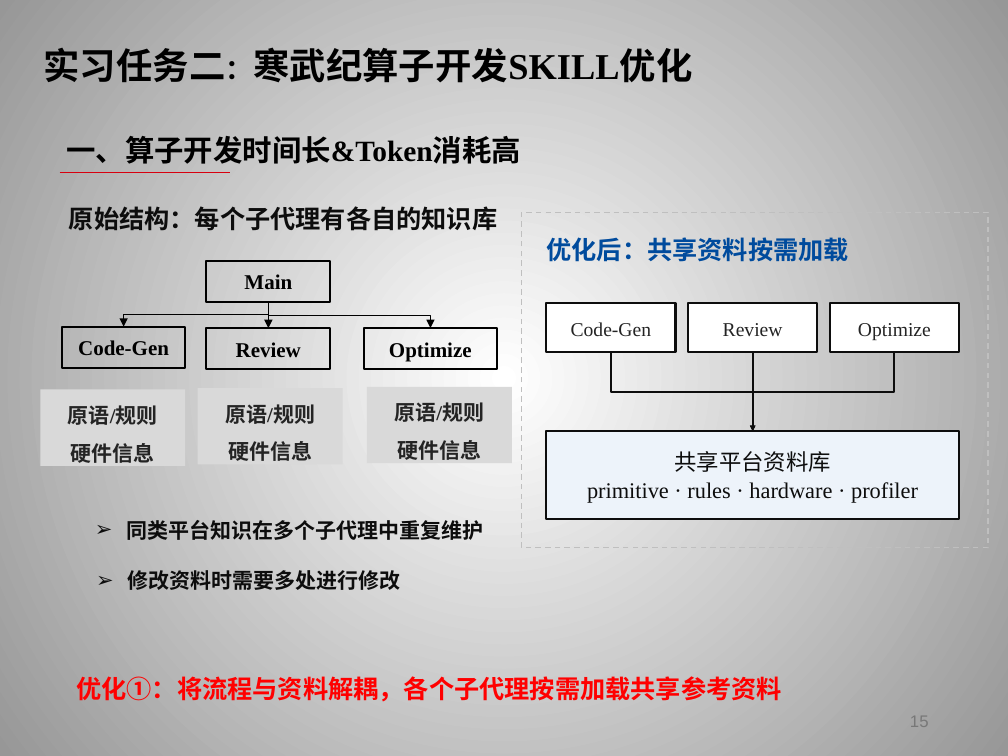
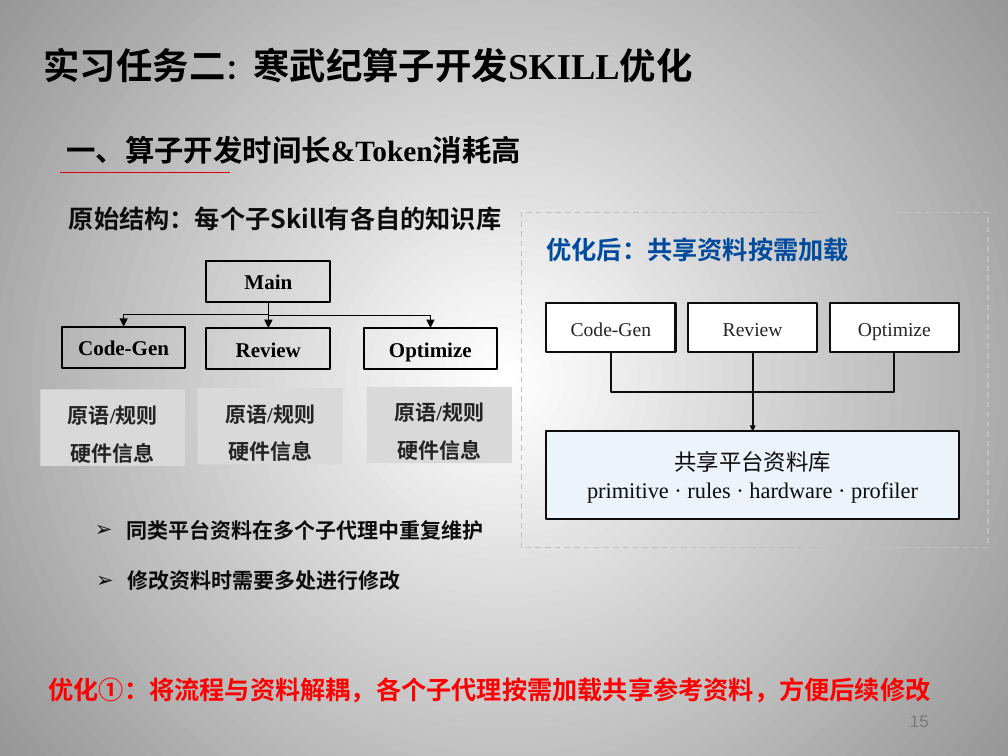
Before and after one commit to huohuomiao/ScriptWhisper, a slide deck: slide 15 of 霍子昂实习总结.pptx. Drawn at 1008x756 pixels with LibreOffice and Linux fonts; fonts in the diff are those of the drawing; background and template pictures are left out. Boxes give left, top, right and bottom in pixels: in the first picture for what was removed or moved away, otherwise in the second. Text is boxed around its words. In the diff, an @@ line names an element or a change of style, - is before the commit and + after.

```diff
--- a/霍子昂实习总结.pptx
+++ b/霍子昂实习总结.pptx
@@ text at bbox=[69, 206, 501, 234]: text changed @@
-原始结构：每个子代理有各自的知识库
+原始结构：每个子Skill有各自的知识库
@@ text at bbox=[126, 520, 483, 540]: text changed @@
-➢ 同类平台知识在多个子代理中重复维护
+➢ 同类平台资料在多个子代理中重复维护
@@ text at bbox=[49, 677, 931, 702]: text changed @@
-优化①：将流程与资料解耦，各个子代理按需加载共享参考资料
+优化①：将流程与资料解耦，各个子代理按需加载共享参考资料，方便后续修改
```
Also in this commit, not shown: 23 other slides changed, 2 slides added, 2 slides removed.
